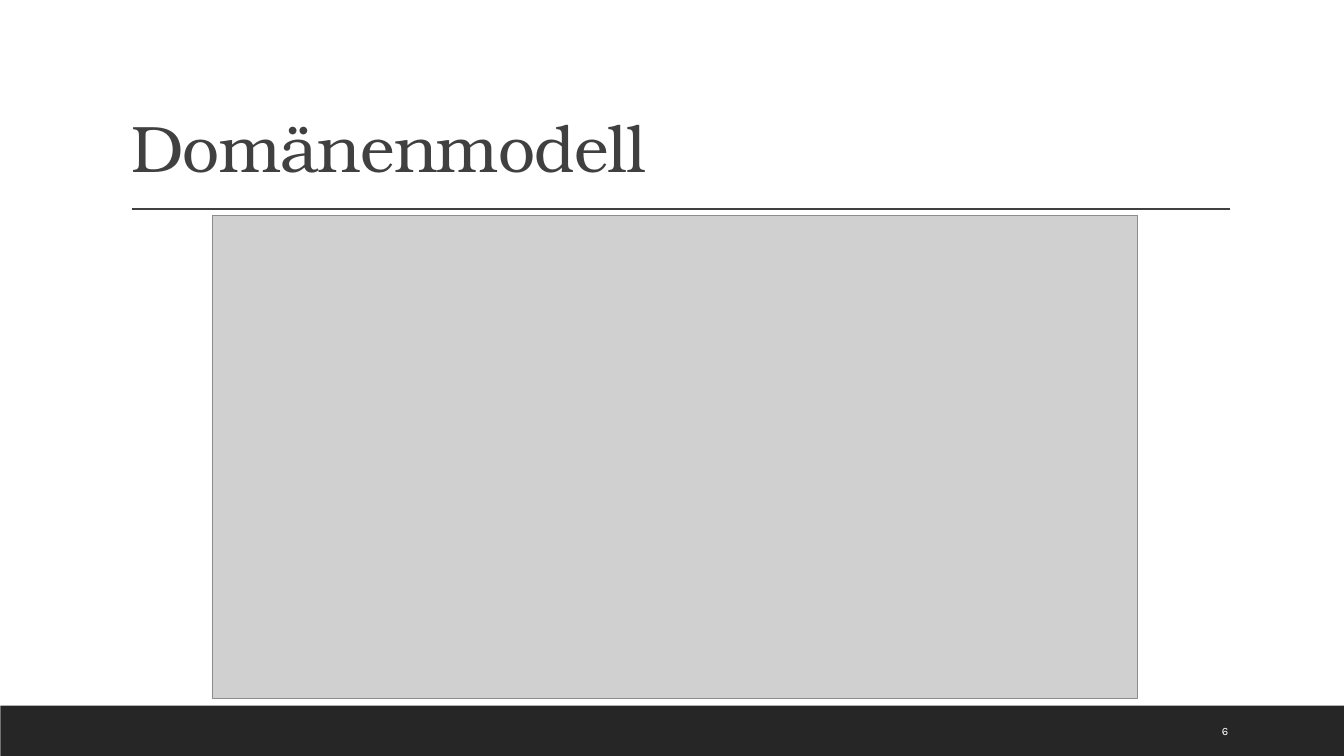
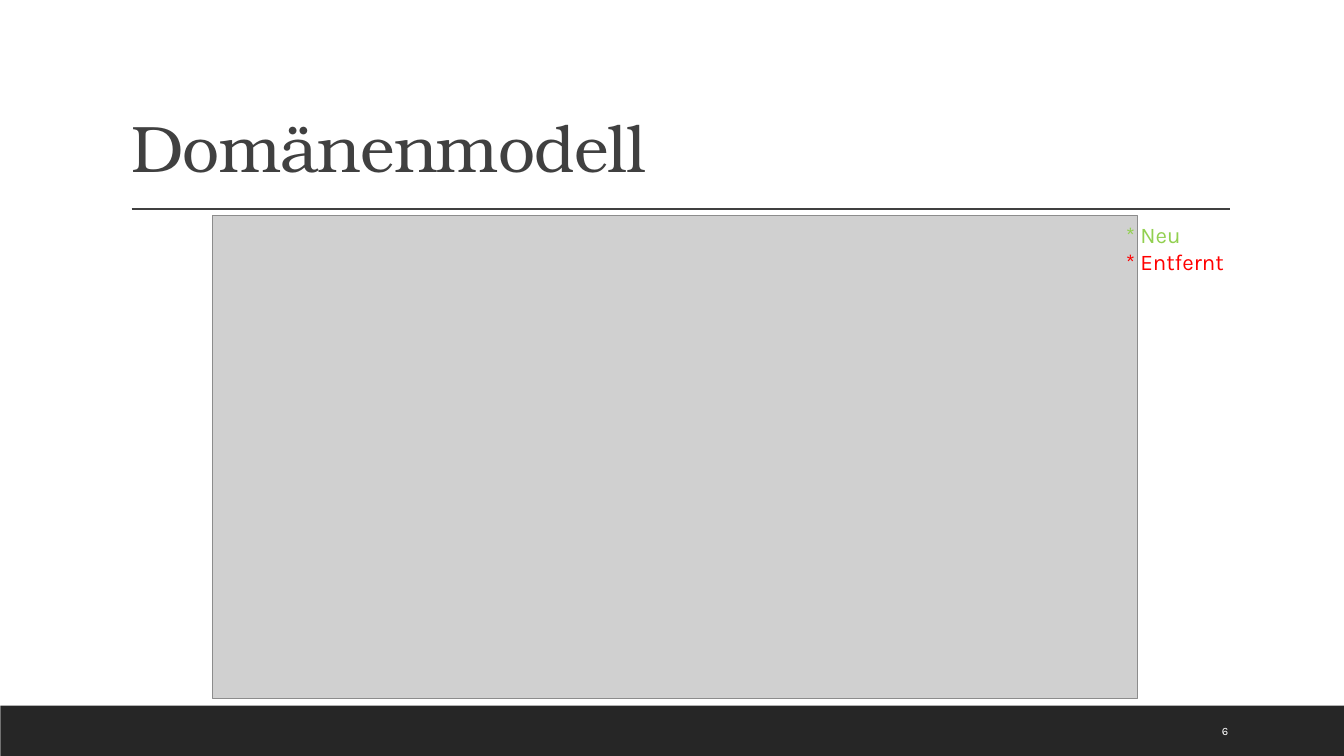
Before and after one commit to Kplacken/EPWS2020SerttasPlackenhohn, a slide deck: slide 6 of Audits/Audit 4/WS2020_SerttasPlackenhohn_Audit4.pptx. Drawn at 1344x756 pixels with LibreOffice and Linux fonts; fonts in the diff are those of the drawing; grey boxes stand for pictures. Boxes give left, top, right and bottom in pixels: in the first picture for what was removed or moved away, otherwise in the second. Text is boxed around its words. In the diff, an @@ line names an element or a change of style, - is before the commit and + after.

```diff
--- a/Audits/Audit 4/WS2020_SerttasPlackenhohn_Audit4.pptx
+++ b/Audits/Audit 4/WS2020_SerttasPlackenhohn_Audit4.pptx
@@ text added at bbox=[1140, 229, 1224, 271], 16 pt, text #FF0000 @@
+* Neu
+* Entfernt
```
Also in this commit, not shown: 1 other slide changed, 1 other file.
